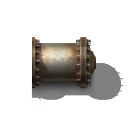
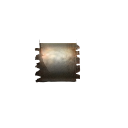
Layered file, before and after one edit (128×128). Changes by layer:
hid "Layer 1" over left=31, top=32, right=124, bottom=107
